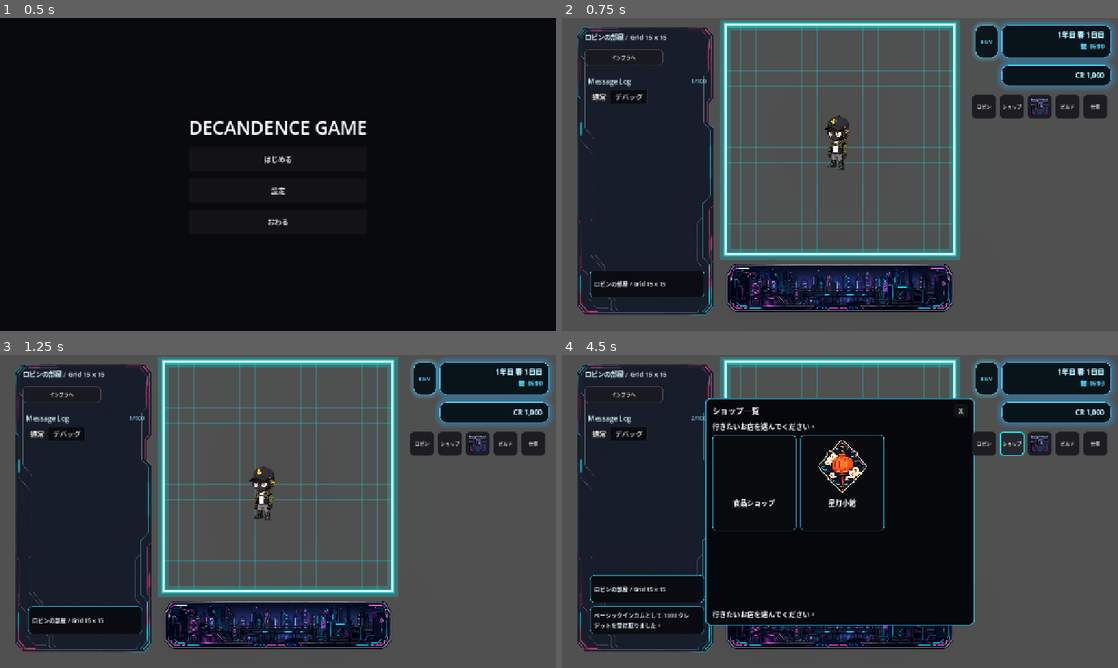
Above: before the commit, frames 1-4 (two rows, left to right).
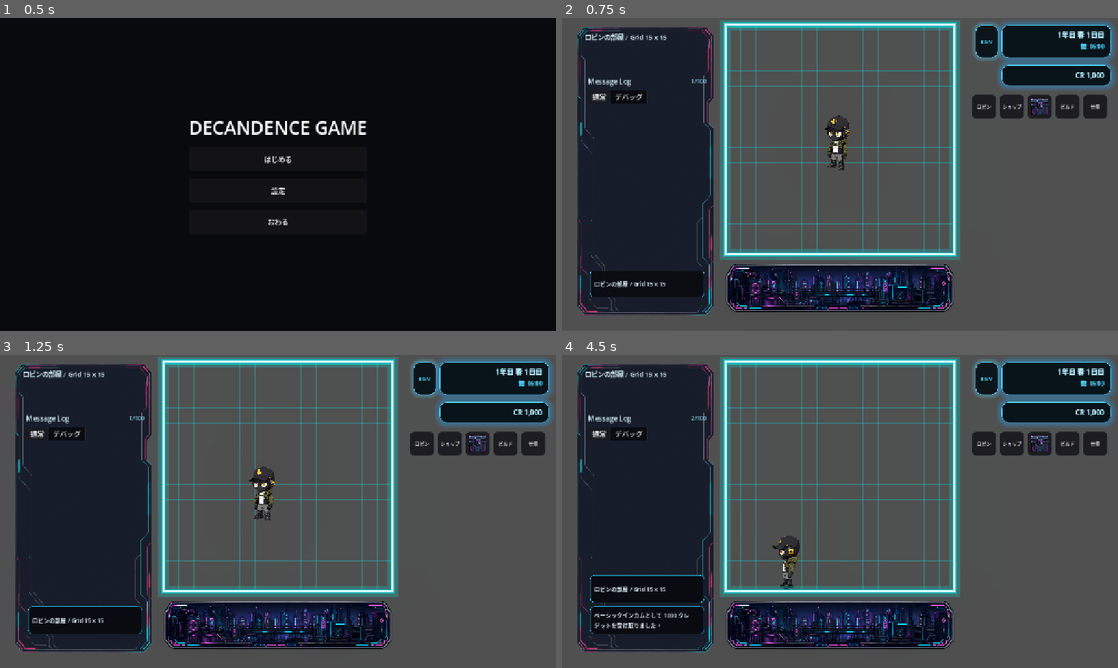
Above: after the commit, the same moments.

Repository: grimoire1089-coder/optimistic
Game: Godot game, scene res://Scenes/Boot/TitleScene.tscn
The game is run twice, just before and just after one commit, with the same random seed, the same clock (stepped at 60 frames per second) and the same inputs. Sound files missing from this copy of the repository are replaced by a short silence.
Inputs (mouse positions are in pixels of both pictures, inside the frame that each line leads up to):
- Up to frame 1 (0.5 s): no input
- Up to frame 2 (0.75 s): click "はじめる" at 0.5 s
- Up to frame 3 (1.25 s): no input
- Up to frame 4 (4.5 s): click "BGM" at 1.25 s; click "OFF" (after the commit: "BGM") at 2 s; click "ロビン" at 2.75 s; click (1095, 470) at 3.5 s, where only the run before the commit has a clickable "×"; click "ショップ" at 4.25 s

Frame 1 is identical in both runs. In frame 2, less than 0.1% of the frame differs, in the area x 4-19%, y 10-16%; in frame 3, less than 0.1%; in frame 4, 35%, in the area x 4-84%, y 10-87%.

Commit message:
Make travel button root cover HUD canvas

Diff:
--- a/Scenes/Main/Modules/MainSceneTravelButtonsRoot.tscn
+++ b/Scenes/Main/Modules/MainSceneTravelButtonsRoot.tscn
@@ -3,4 +3,10 @@
 [ext_resource type="Script" path="res://Scripts/Scenes/Main/Modules/MainSceneTravelButtons.gd" id="1_travel_buttons"]
 
 [node name="MainSceneTravelButtons" type="Control"]
+layout_mode = 3
+anchors_preset = 15
+anchor_right = 1.0
+anchor_bottom = 1.0
+grow_horizontal = 2
+grow_vertical = 2
 script = ExtResource("1_travel_buttons")
